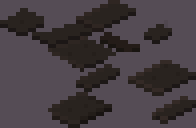
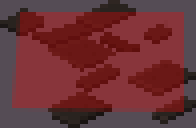
Comparing the layer stacks of the two 196px x 128px images. Changes:
added layer "Polygon 1" (30%) above "FlatStonesB.png" over [12, 12, 184, 112]
